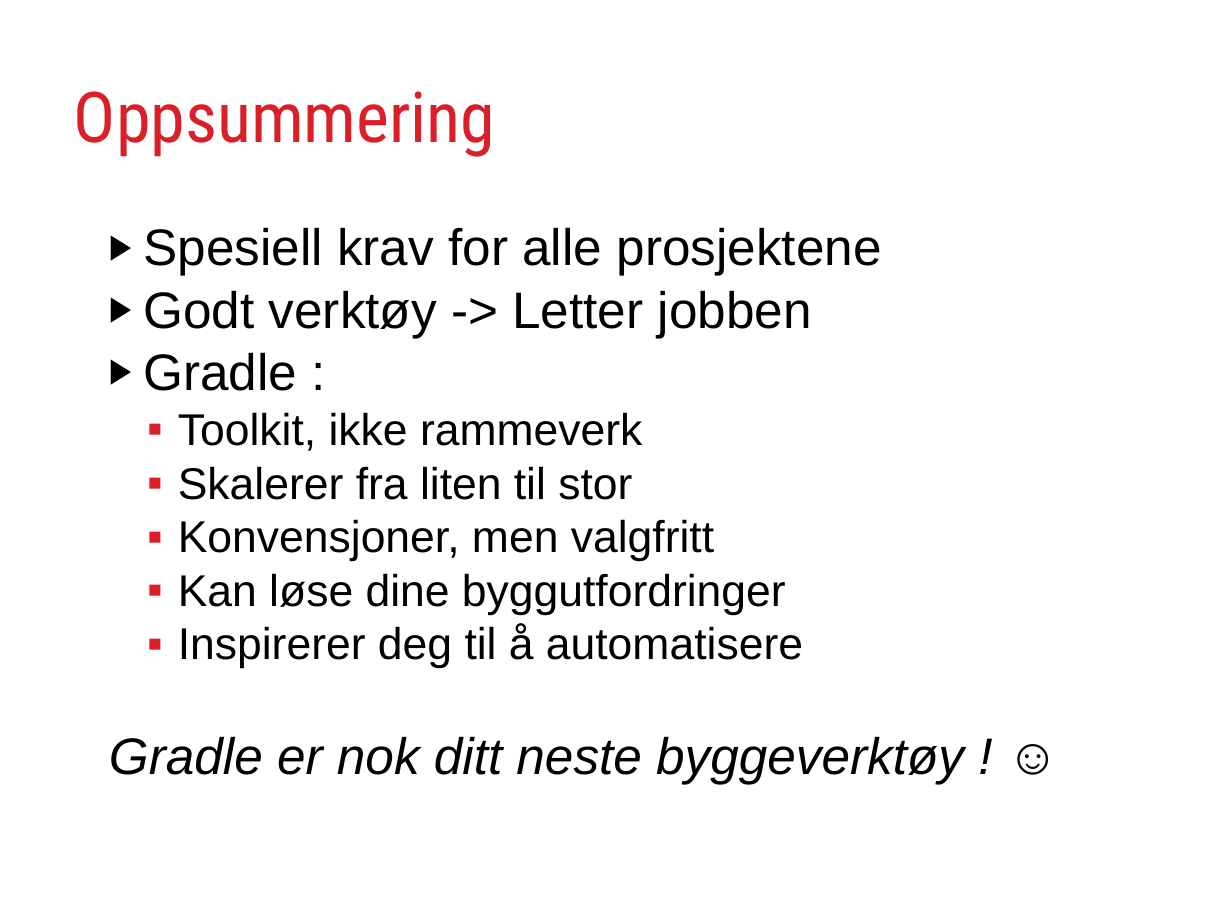
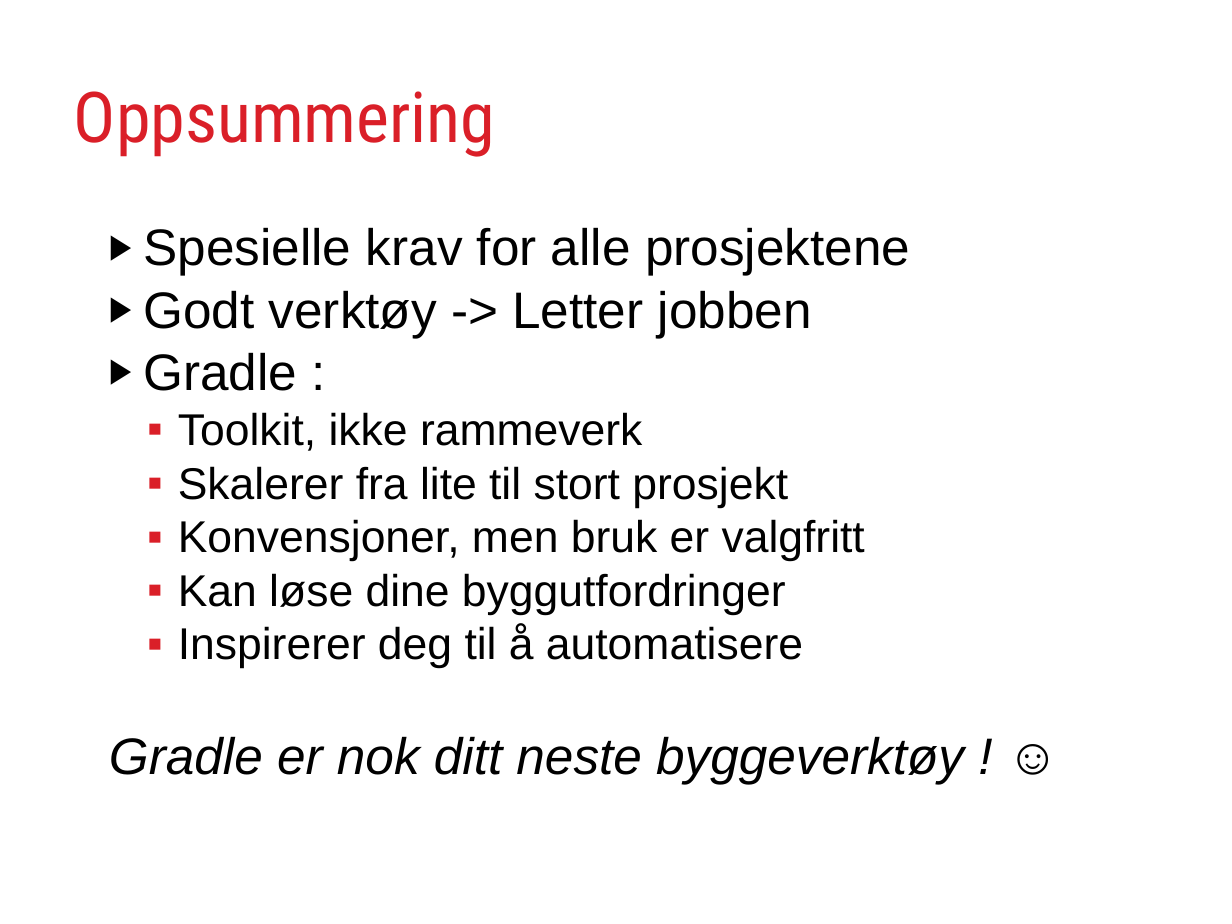
Before and after one commit to rundis/GradleJZ2012, a slide deck: slide 35 of GradleYourBuild.ppt. Drawn at 1232x924 pixels with LibreOffice and Linux fonts; fonts in the diff are those of the drawing. Boxes give left, top, right and bottom in pixels: in the first picture for what was removed or moved away, otherwise in the second. Text is boxed around its words. In the diff, an @@ line names an element or a change of style, - is before the commit and + after.

```diff
--- a/GradleYourBuild.ppt
+++ b/GradleYourBuild.ppt
@@ text at box(143, 227, 910, 276): text changed @@
-▶ Spesiell krav for alle prosjektene
+▶ Spesielle krav for alle prosjektene
@@ text at box(178, 466, 865, 562): text changed @@
-  ▪ Skalerer fra liten til stor
-  ▪ Konvensjoner, men valgfritt
+  ▪ Skalerer fra lite til stort prosjekt
+  ▪ Konvensjoner, men bruk er valgfritt
```
Also in this commit, not shown: 3 other slides changed, 4 other files.
